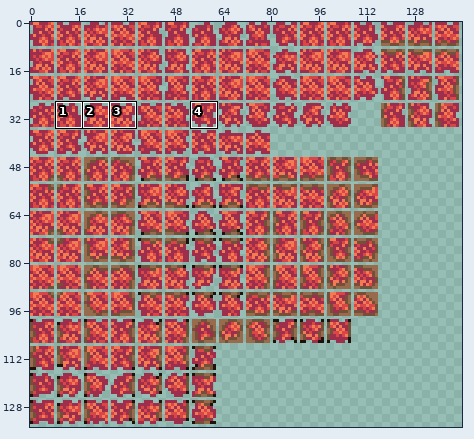
Edited in one commit: sprite sheet (Tiles/EndlessSea/YellowCoralBlock.png). Above: a wide view before the commit, with the close-up outlined.
Close-up. Before:
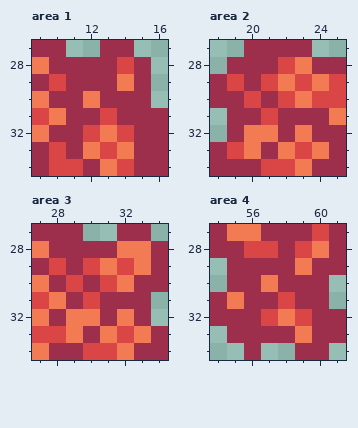
The file is 288x270 pixels, drawn in blocks of 2x2; one block is one cell here. Shown: area 1: x 9..16, y 27..34; area 2: x 18..25, y 27..34; area 3: x 27..34, y 27..34; area 4: x 54..61, y 27..34. The commit also changed other parts of the picture, which this record leaves out.
The same view after the edit:
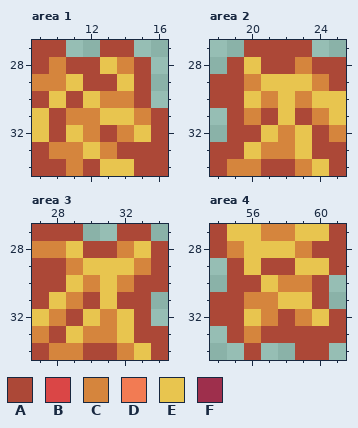
Palette (. is transparent): A #ac4837  B #da4646  C #d5853d  D #f27b53  E #e8c54f  F #9e2f4c
Diff:
--- area 1
@@ x 9..16 @@
-27 FF..FF..
-28 DFFFFBF.
-29 FBFFFDF.
-30 DFFDFFF.
-31 BDFFBFFF
-32 DFFBDBFF
-33 FBFDBDFF
-34 FBBFDBFF
+27 AA..AA..
+28 ACAAECA.
+29 CCEAAEA.
+30 AEAECCA.
+31 EACCEECA
+32 EAECACEA
+33 ACCECAAA
+34 AACAEEAA
--- area 2
@@ x 18..25 @@
-27 ..FFFF..
-28 .FFFBDFF
-29 FBFBDBDB
-30 FFBFBDBB
-31 .FFBFFFD
-32 .FDDFDFF
-33 FBDFDBDF
-34 FFFBBDFF
+27 ..AAAA..
+28 .AEAACAA
+29 AACEEECA
+30 AAECECEE
+31 .ACAEACE
+32 .AAECEAC
+33 AAECCEAA
+34 ACCAACEA
--- area 3
@@ x 27..34 @@
-27 FFF..FF.
-28 DFFFFDDF
-29 FBFBDBDF
-30 DFBFBDFF
-31 BDFBFFF.
-32 DFDDFDF.
-33 BBDFDBDF
-34 DFFBBDFF
+27 AAA..AA.
+28 CCEAACEA
+29 AACEEECA
+30 AAECECAA
+31 AECAEAA.
+32 ECAECEA.
+33 CAECCEAA
+34 ACCAACEA
--- area 4
@@ x 54..61 @@
-27 FDDFFFBF
-28 FFBBFBDF
-29 .FFFFDFF
-30 .FFDFFF.
-31 FDFFBFF.
-32 FFFBDBFF
-33 .FFFFDFF
-34 ..F..FF.
+27 AEECCEEA
+28 ACEEECAA
+29 .AEAAEEA
+30 .AAECCA.
+31 AACCEEA.
+32 AAECACEA
+33 .ACAAAAA
+34 ..A..AA.
Boxes around the changes in both close-ups, in picture pixels (x1, y1, x2, y2):
changed: (32, 40, 168, 176)
changed: (210, 40, 346, 176)
changed: (32, 224, 168, 360)
changed: (210, 224, 346, 360)
